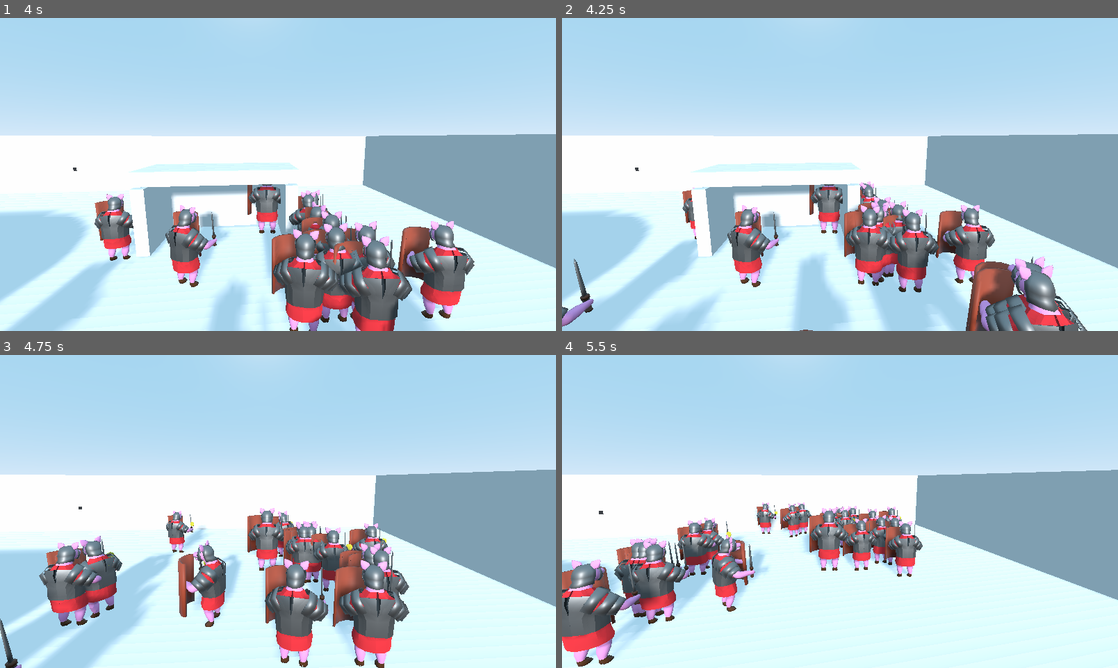
Above: before the commit, frames 1-4 (two rows, left to right).
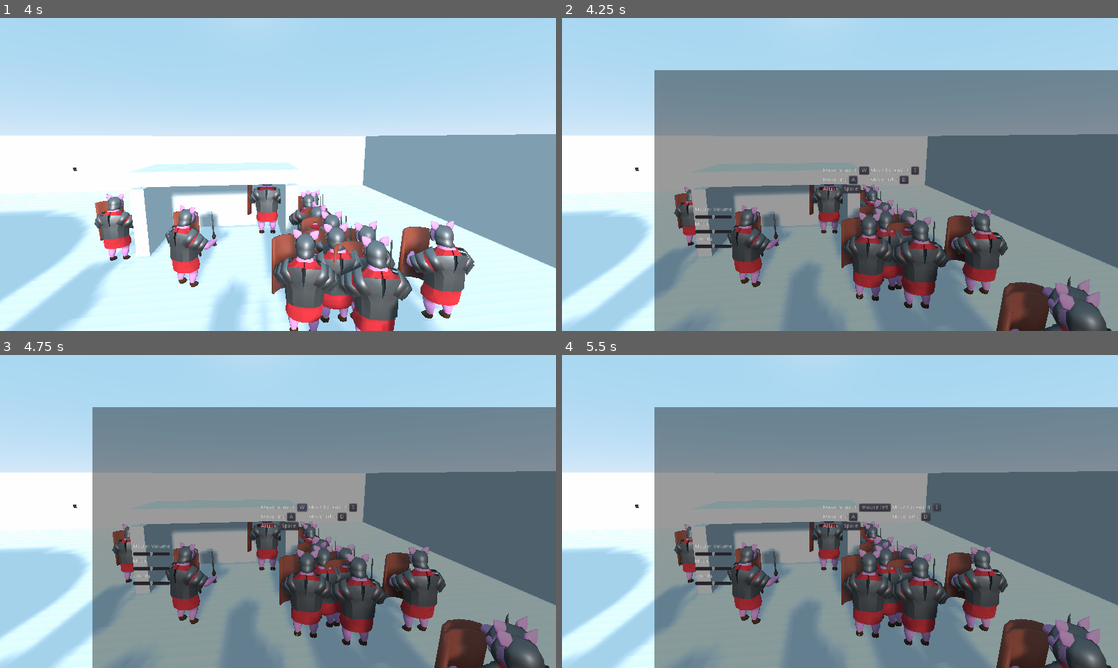
Above: after the commit, the same moments.

Repository: BVenturaDev/War-Pigs
Game: Godot game, scene res://scenes/levels/Test_Level.tscn
Two runs of this game, one before a commit and one after it. Both use one fixed random seed, a clock stepped at 60 frames per second and the inputs below.
Inputs (mouse positions are in pixels of both pictures, inside the frame that each line leads up to):
- Up to frame 1 (4 s): tap E (ui_select) at 0.5, 0.77, 1.25, 1.52, 2, 2.75, 3.02, 3.5, 3.77 s; move the mouse to (305, 174) at 0.52 s; hold W (move_forward) from 0.53 s (still down); tap Middle mouse button (charge) at 0.6, 2.85 s; click (305, 174) at 0.67 s; move the mouse to (250, 174) at 1.27 s; click (250, 174) at 1.35 s; move the mouse to (289, 168) at 2.02 s; right-click (289, 168) at 2.1 s; click (289, 168) at 2.17 s; move the mouse to (272, 180) at 2.77 s; click (272, 180) at 2.92 s; move the mouse to (316, 177) at 3.52 s; click (316, 177) at 3.6 s
- Up to frame 2 (4.25 s): keep holding W (move_forward); tap Escape (ui_cancel) at 4.15 s
- Up to frame 3 (4.75 s): release W (move_forward) at 4.25 s; click (300, 508) at 4.25 s, where only the run after the commit has a clickable "W"
- Up to frame 4 (5.5 s): click (912, 508) at 5 s, where only the run after the commit has a clickable "S"

Frame 1 is identical in both runs. In frame 2, 69% of the frame differs, in the area x 0-100%, y 16-100%; in frame 3, 72%; in frame 4, 74%.

Commit message:
Fixed Options Menu to fit GDD
Removed Main Menu, and made options menu trigger on hitting escape along with pausing the game.

Diff:
--- a/scenes/ui/options_menu.tscn
+++ b/scenes/ui/options_menu.tscn
@@ -1,12 +1,22 @@
-[gd_scene load_steps=4 format=2]
+[gd_scene load_steps=3 format=2]
 
 [ext_resource path="res://src/ui/options/rebindable_action.tscn" type="PackedScene" id=1]
-[ext_resource path="res://src/ui/options/back_main_menu_button.gd" type="Script" id=2]
 [ext_resource path="res://src/ui/options/volume_slider.tscn" type="PackedScene" id=3]
 
 [node name="Options" type="Control"]
+pause_mode = 2
 anchor_right = 1.0
 anchor_bottom = 1.0
+__meta__ = {
+"_edit_use_anchors_": false
+}
+
+[node name="Panel" type="Panel" parent="."]
+modulate = Color( 0, 0, 0, 0.392157 )
+margin_left = 240.0
+margin_top = 135.0
+margin_right = 1680.0
+margin_bottom = 945.0
 __meta__ = {
 "_edit_use_anchors_": false
 }
@@ -89,22 +99,11 @@
 margin_right = 97.0
 text = "Space"
 
-[node name="Back" type="Button" parent="."]
-margin_left = 20.0
-margin_top = 20.0
-margin_right = 42.0
-margin_bottom = 20.0
-text = "Back"
-script = ExtResource( 2 )
-__meta__ = {
-"_edit_use_anchors_": false
-}
-
 [node name="VBoxContainer" type="VBoxContainer" parent="."]
-margin_left = 164.049
-margin_top = 246.073
-margin_right = 255.049
-margin_bottom = 286.073
+margin_left = 343.846
+margin_top = 488.799
+margin_right = 440.846
+margin_bottom = 598.799
 __meta__ = {
 "_edit_use_anchors_": false
 }
@@ -112,44 +111,42 @@
 [node name="VolumeControl" parent="VBoxContainer" instance=ExtResource( 3 )]
 margin_left = 0.0
 margin_top = 0.0
-margin_right = 99.0
+margin_right = 97.0
 margin_bottom = 34.0
 
 [node name="Label" parent="VBoxContainer/VolumeControl" index="0"]
-margin_right = 99.0
+margin_right = 97.0
 
 [node name="VolumeSlider" parent="VBoxContainer/VolumeControl" index="1"]
-margin_right = 99.0
+margin_right = 97.0
 
 [node name="VolumeControl2" parent="VBoxContainer" instance=ExtResource( 3 )]
 margin_left = 0.0
 margin_top = 38.0
-margin_right = 99.0
+margin_right = 97.0
 margin_bottom = 72.0
 
 [node name="Label" parent="VBoxContainer/VolumeControl2" index="0"]
-margin_right = 99.0
+margin_right = 97.0
 text = "Music"
 
 [node name="VolumeSlider" parent="VBoxContainer/VolumeControl2" index="1"]
-margin_right = 99.0
+margin_right = 97.0
 bus_name = "Music"
 
 [node name="VolumeControl3" parent="VBoxContainer" instance=ExtResource( 3 )]
 margin_left = 0.0
 margin_top = 76.0
-margin_right = 99.0
+margin_right = 97.0
 margin_bottom = 110.0
 
 [node name="Label" parent="VBoxContainer/VolumeControl3" index="0"]
-margin_right = 99.0
+margin_right = 97.0
 text = "Sounds"
 
 [node name="VolumeSlider" parent="VBoxContainer/VolumeControl3" index="1"]
-margin_right = 99.0
+margin_right = 97.0
 bus_name = "Sounds"
-
-[connection signal="pressed" from="Back" to="Back" method="_on_Back_pressed"]
 
 [editable path="Hotkeys/RebindableAction"]
 [editable path="Hotkeys/RebindableAction5"]
--- a/src/Globals.gd
+++ b/src/Globals.gd
@@ -4,13 +4,23 @@
 const GRAV: float = -30.0
 const ATTACKDIST: float = -110.0
 
+var options_scene = preload("res://scenes/ui/options_menu.tscn")
+var options: Node = null
 
 func _ready() -> void:
+	self.set_pause_mode(Node.PAUSE_MODE_PROCESS)
 	Input.set_mouse_mode(Input.MOUSE_MODE_CAPTURED)
+	options = options_scene.instance()
+	get_tree().get_root().call_deferred("add_child", options)
+	options.visible = false
 
 func _input(var event: InputEvent):
 	if event.is_action_pressed("ui_cancel"):
 		if Input.get_mouse_mode() == Input.MOUSE_MODE_CAPTURED:
+			get_tree().paused = true
+			options.visible = true
 			Input.set_mouse_mode(Input.MOUSE_MODE_VISIBLE)
 		else:
+			get_tree().paused = false
+			options.visible = false
 			Input.set_mouse_mode(Input.MOUSE_MODE_CAPTURED)
--- a/src/options.gd
+++ b/src/options.gd
@@ -1,5 +1,4 @@
 extends Node
-
 
 # You can adjust the starting values here while debugging so the music/sounds don't annoy you every time
 # the _ready() will set those volumes so you don't have to go through the options.
@@ -15,6 +14,7 @@
 
 
 func _ready() -> void:
+	self.set_pause_mode(Node.PAUSE_MODE_PROCESS)
 	for bus_name in _buses_volumes.keys():
 		_set_bus_volume(bus_name)
 
